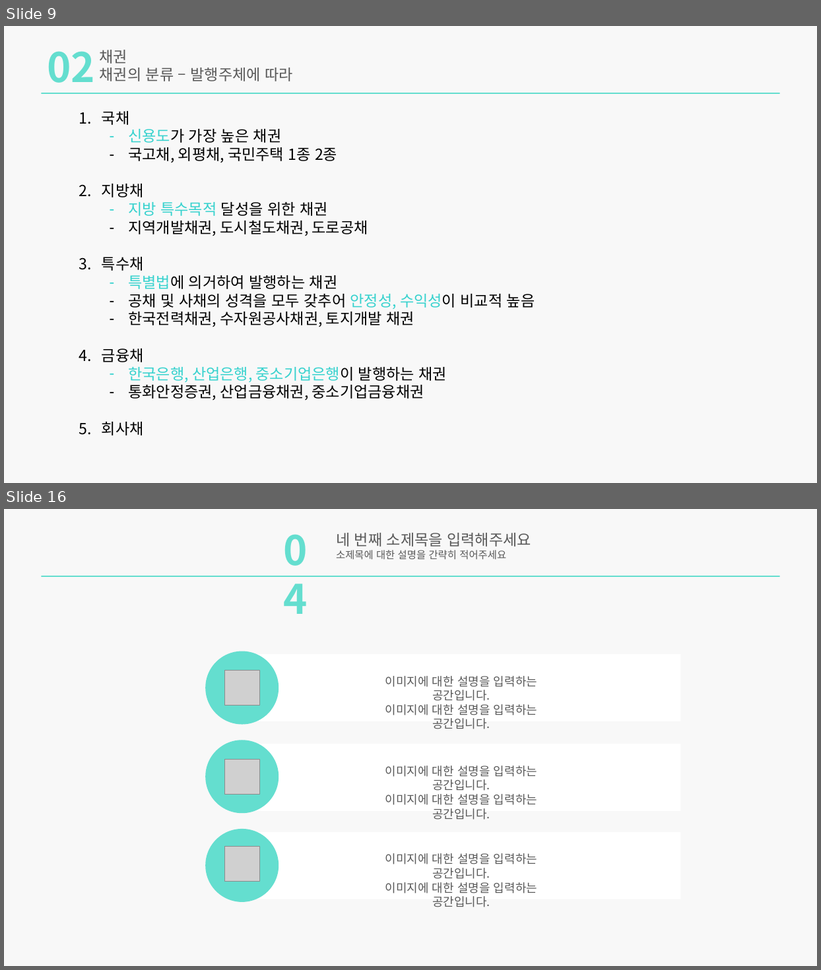
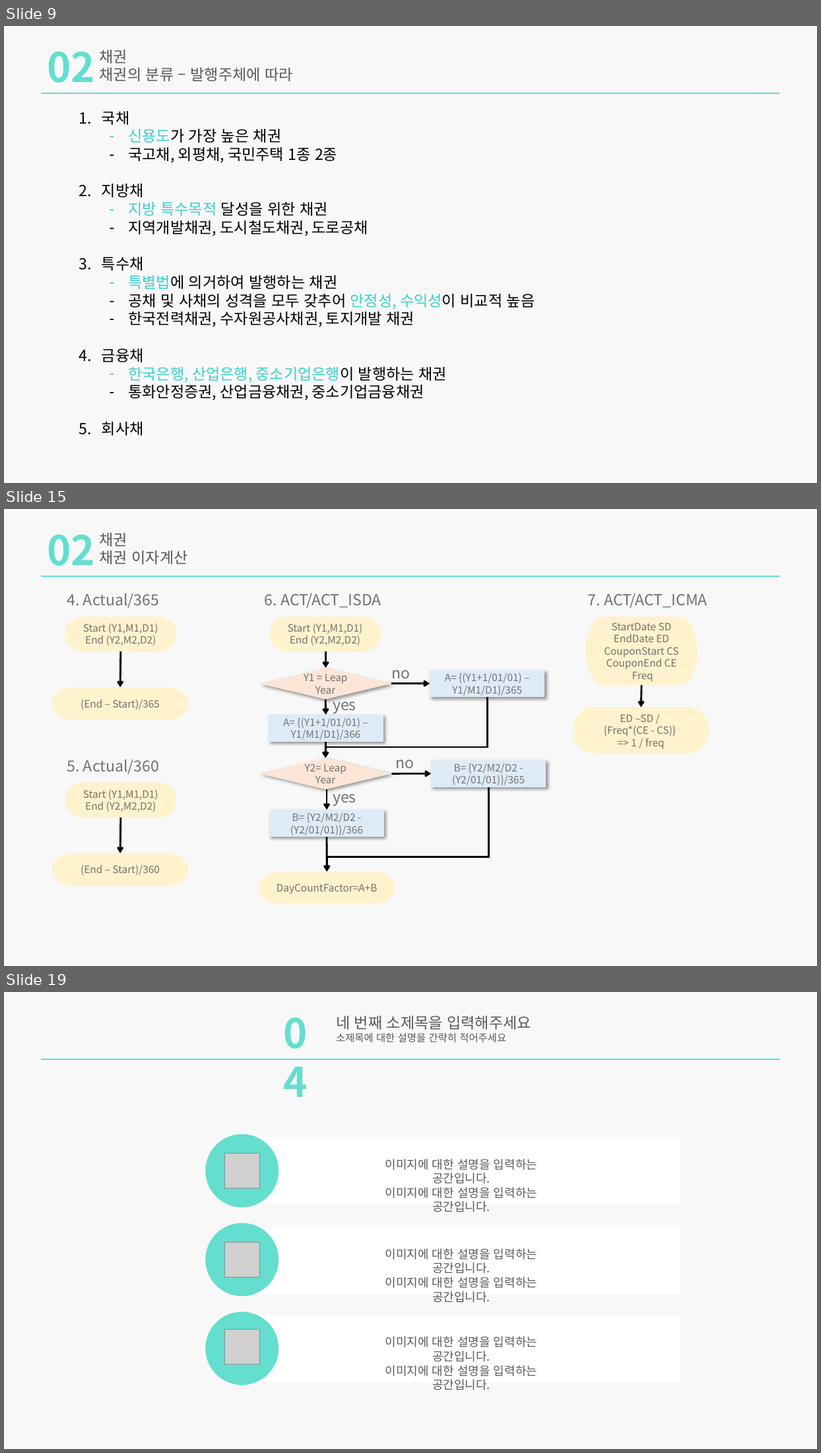
Before and after one commit to zndrke/Financial-Product, a slide deck: 금리채권/금리,채권,FRN.pptx. Shown one above the other, each under a label of ours: slides 9 and 16 before the commit, slides 9, 15 and 19 after it; the slides between them are not shown. The pictures are 821x970 and 821x1453 pixels, drawn with LibreOffice and Linux fonts; fonts in the diff are those of the drawing; grey boxes stand for pictures. Boxes give left, top, right and bottom in pixels: in the first picture for what was removed or moved away, otherwise in the second. Text is boxed around its words. In the diff, an @@ line names an element or a change of style, - is before the commit and + after.

```diff
--- a/금리채권/금리,채권,FRN.pptx
+++ b/금리채권/금리,채권,FRN.pptx
@@ slide 15 added at [4,509,817,966], background #F2F2F2 at 50% opacity @@
@@ text added at [47,534,95,566], 48 pt, text #64DECF, bold @@
+02
@@ text added at [100,533,188,564], 18 pt, text #595959 @@
+채권
+채권 이자계산
@@ rectangle added at [41,576,780,577], fill #64DECF @@
@@ group added at [52,593,189,720]: 2 pill shapes, 1 arrow, 1 text @@
+(End – Start)/365
+Start (Y1,M1,D1)
+End (Y2,M2,D2)
+4. Actual/365
@@ group added at [573,593,710,754]: 2 pill shapes, 1 arrow, 1 text @@
+ED –SD /
+{Freq*(CE - CS)}
+=> 1 / freq
+StartDate SD
+EndDate ED
+CouponStart CS
+CouponEnd CE
+Freq
+7. ACT/ACT_ICMA
@@ group added at [52,759,189,887]: 2 pill shapes, 1 arrow, 1 text @@
+(End – Start)/360
+Start (Y1,M1,D1)
+End (Y2,M2,D2)
+5. Actual/360
@@ group added at [259,593,546,905]: 7 arrows, 5 texts, 4 rectangles, 2 diamonds, 2 elbow arrows, 2 pill shapes @@
+Y1 = Leap Year
+yes
+no
+A= {(Y1+1/01/01) – Y1/M1/D1}/366
+yes
+B= {Y2/M2/D2 -(Y2/01/01)}/366
+Y2= Leap Year
+no
+DayCountFactor=A+B
+Start (Y1,M1,D1)
+End (Y2,M2,D2)
+6. ACT/ACT_ISDA
+A= {(Y1+1/01/01) – Y1/M1/D1}/365
+B= {Y2/M2/D2 -(Y2/01/01)}/365
@@ what was slide 16 is now slide 19 @@
```
Also in this commit, not shown: 9 slides changed, 3 other slides added, 1 slide removed, 2 other files.
